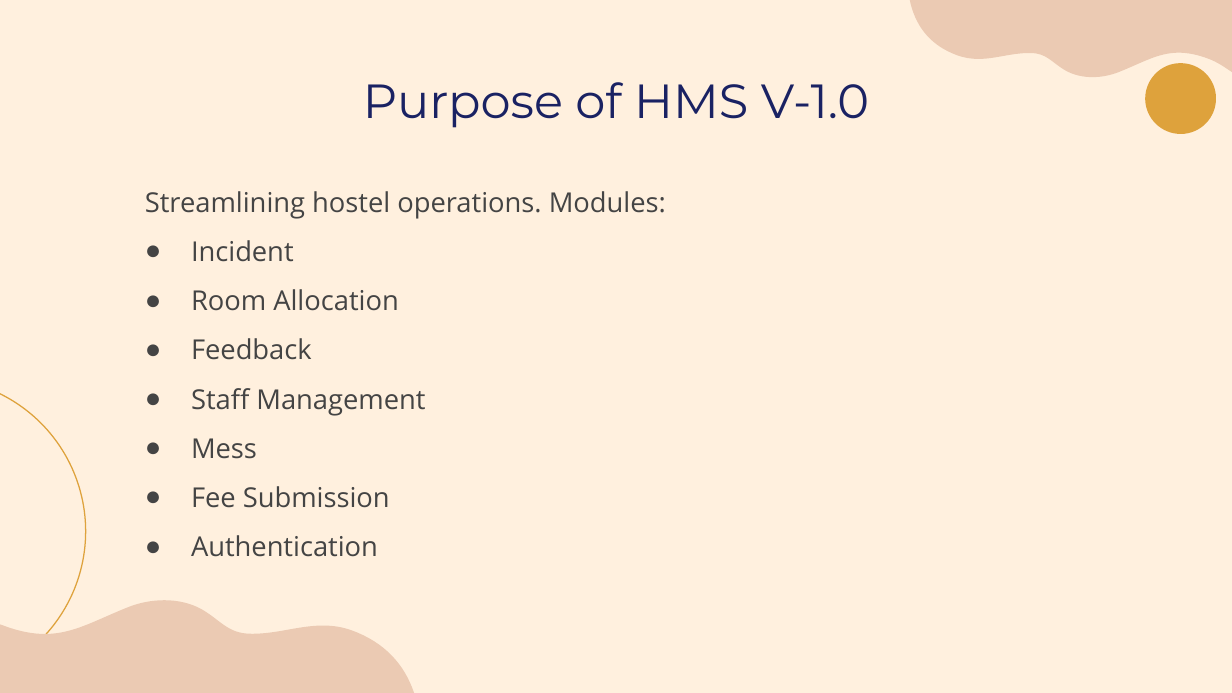
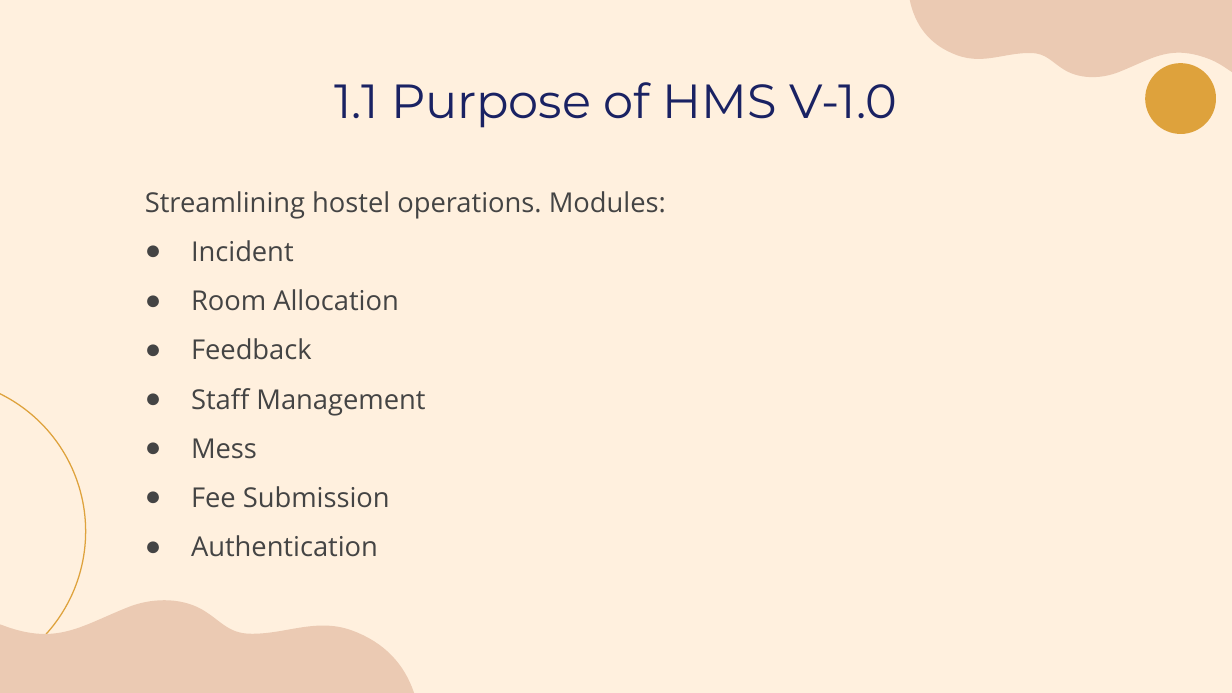
Before and after one commit to laibabintatahir/SRS-HMS, a slide deck: slide 3 of SRS.pptx. Drawn at 1232x693 pixels with LibreOffice and Linux fonts; fonts in the diff are those of the drawing. Boxes give left, top, right and bottom in pixels: in the first picture for what was removed or moved away, otherwise in the second. Text is boxed around its words. In the diff, an @@ line names an element or a change of style, - is before the commit and + after.

```diff
--- a/SRS.pptx
+++ b/SRS.pptx
@@ title at [335,82,897,128]: text changed @@
-Purpose of HMS V-1.0
+1.1 Purpose of HMS V-1.0
```
Also in this commit, not shown: 14 other slides changed, 9 slides removed.
